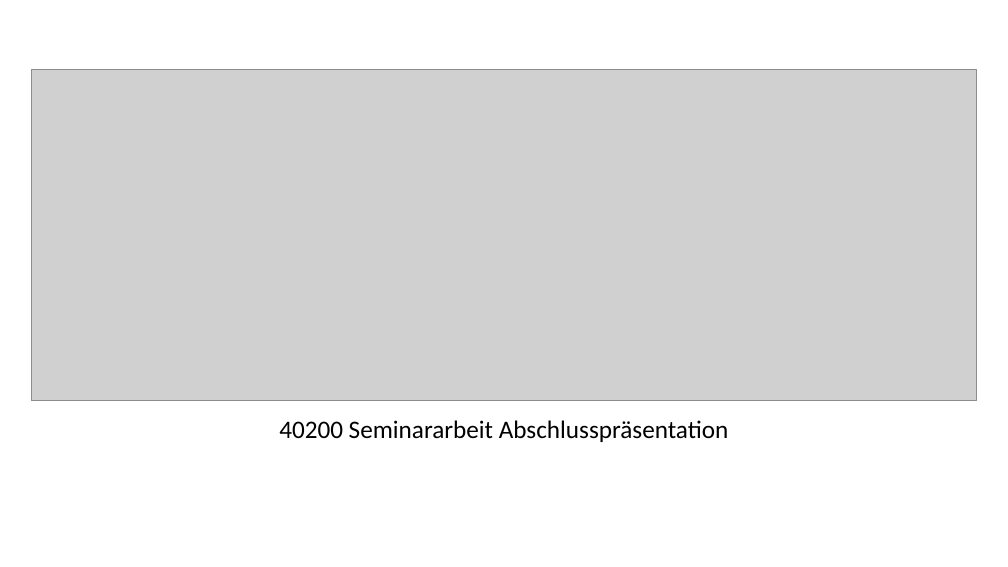
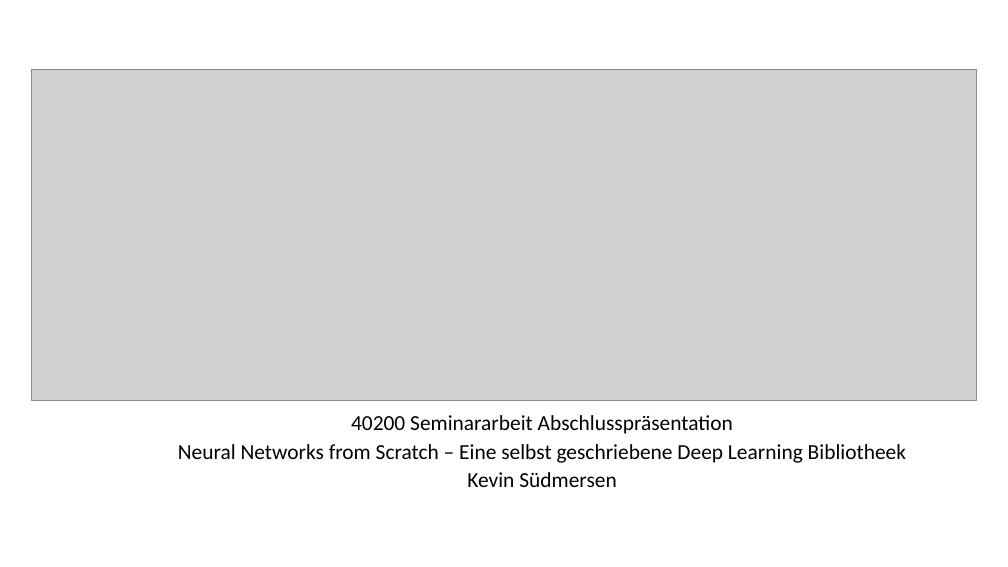
Before and after one commit to kevinsuedmersen/neural_networks_from_scratch, a slide deck: slide 1 of theory/submission/result_presentation.pptx. Drawn at 1008x567 pixels with LibreOffice and Linux fonts; fonts in the diff are those of the drawing; grey boxes stand for pictures. Boxes give left, top, right and bottom in pixels: in the first picture for what was removed or moved away, otherwise in the second. Text is boxed around its words. In the diff, an @@ line names an element or a change of style, - is before the commit and + after.

Commit message:
finished final presentation

```diff
--- a/theory/submission/result_presentation.pptx
+++ b/theory/submission/result_presentation.pptx
@@ subtitle at <box>351,415,733,434</box>: size 24 to 20.4 pt in "40200 Seminararbeit Abschlusspräsentation"; line spacing 0.9 to 0.7 @@
@@ subtitle at <box>178,444,906,487</box>: paragraphs added @@
+Neural Networks from Scratch – Eine selbst geschriebene Deep Learning Bibliotheek
+Kevin Südmersen
```
Also in this commit, not shown: 3 other slides changed.
